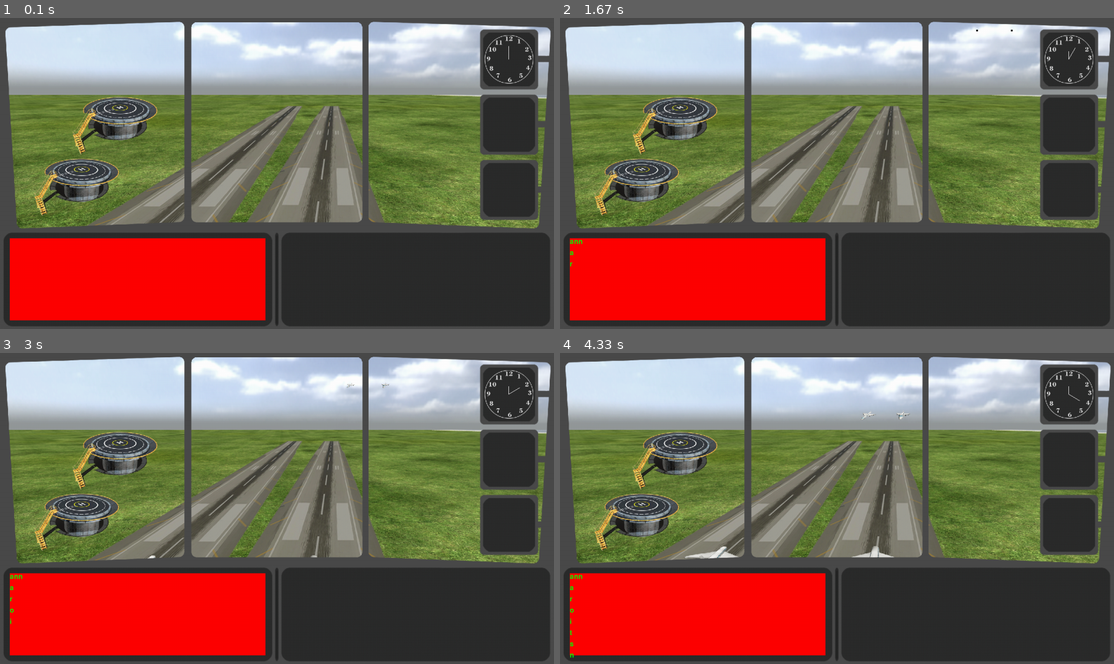
Above: before the commit, frames 1-4 (two rows, left to right).
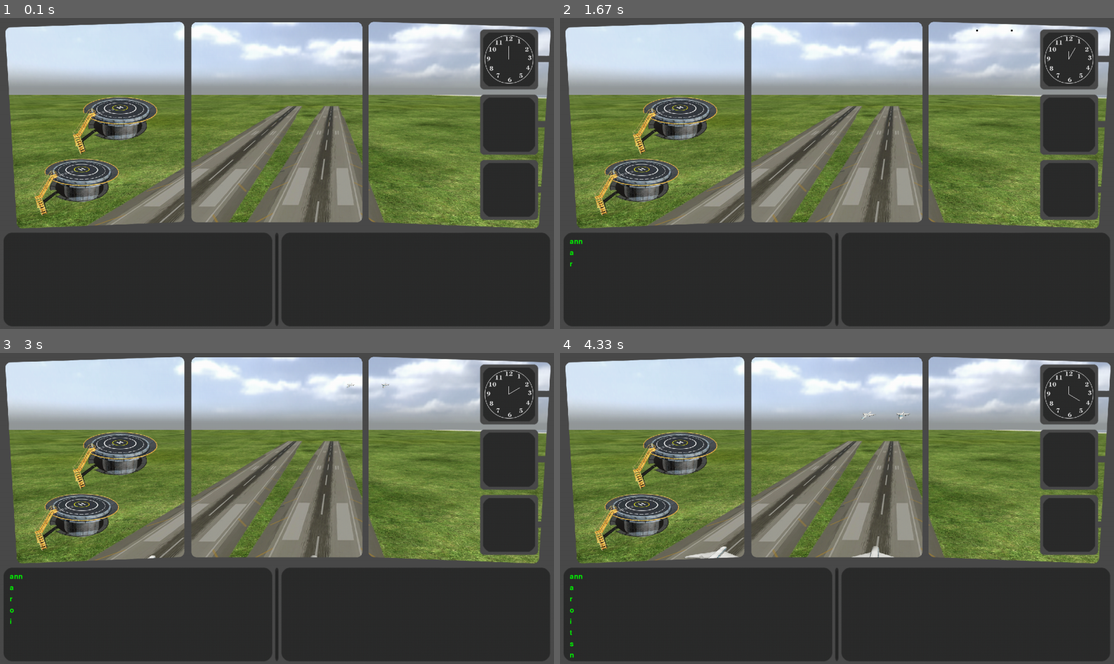
Above: after the commit, the same moments.

Repository: Calrission/AirportDispatcherPygame
Game: pygame game, started from main.py
The game is run twice, just before and just after one commit, with the same random seed, the same clock (stepped at 60 frames per second) and the same inputs.
Inputs:
- Up to frame 1 (0.1 s): no input
- Up to frame 2 (1.67 s): type "ann" at 0.33 s; tap Enter at 0.67, 1.02, 1.57 s; type "a" at 0.88 s; type "r" at 1.43 s
- Up to frame 3 (3 s): type "o" at 1.98 s; tap Enter at 2.12, 2.67 s; type "i" at 2.53 s
- Up to frame 4 (4.33 s): type "t" at 3.08 s; tap Enter at 3.22, 3.77, 4.32 s; type "s" at 3.63 s; type "n" at 4.18 s

The runs differ from the first frame. In frame 1, 12% of the frame differs, in the area x 1-48%, y 70-98%; in frame 2, 12%; in frame 3, 12%; in frame 4, 12%.

Commit message:
remove red background terminal

Diff:
--- a/main.py
+++ b/main.py
@@ -74,7 +74,6 @@
         scenario.tick(terminalAircrafts)
         clock.tick(fps)
         smart_screen.refresh()
-        smart_screen.screen.fill("red", terminal.rect)
         terminal.refresh(smart_screen.screen)
         terminalAircrafts.refresh(smart_screen.screen)
         pygame.display.flip()
